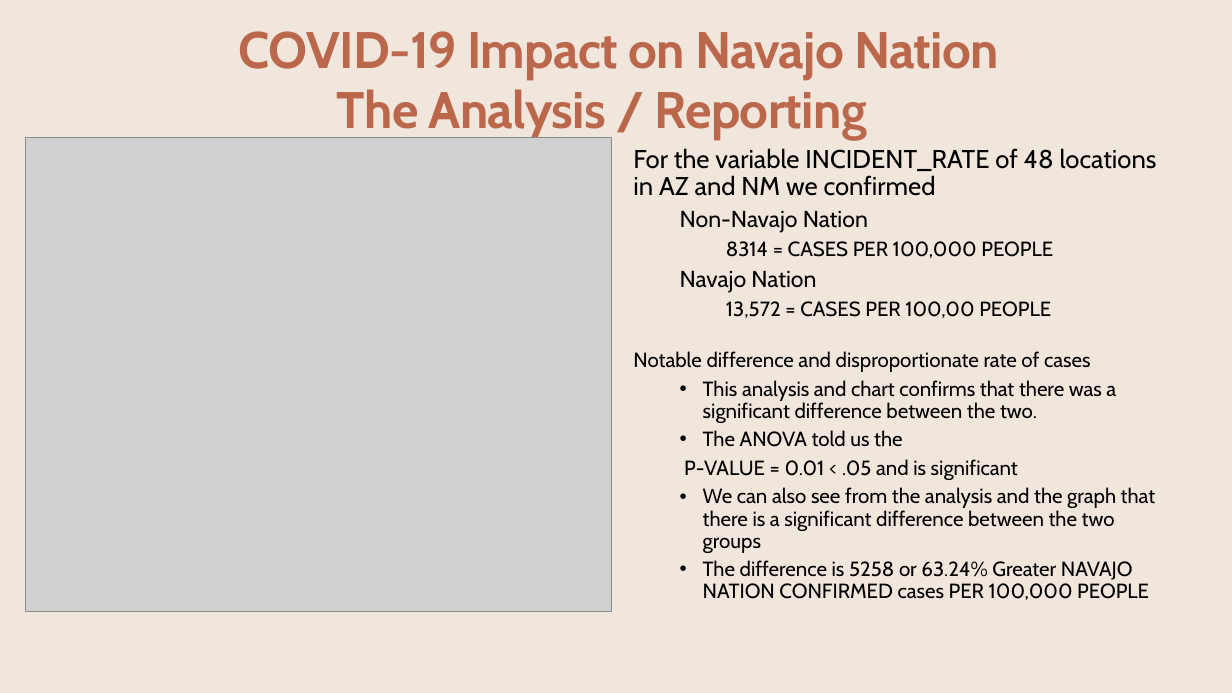
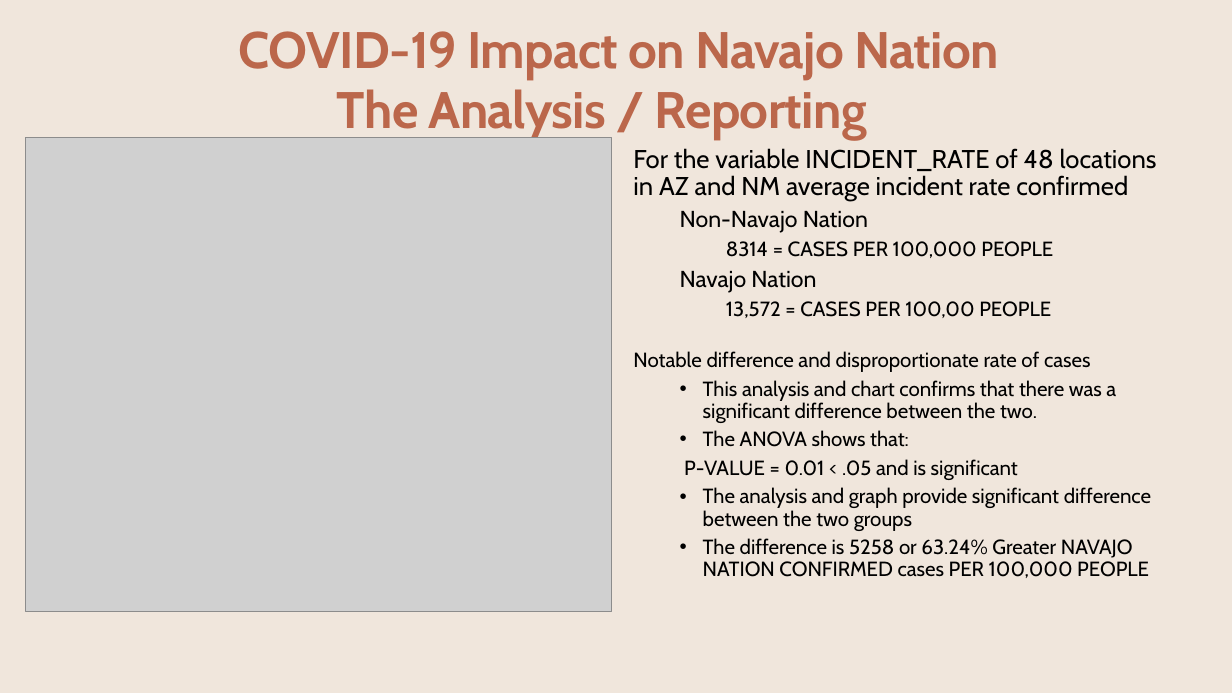
Before and after one commit to CCostenbader/Covid-19-effects-on-the-Navajo-Nation-Indian-Tribe, a slide deck: slide 21 of FinalPPMatt.pptx. Drawn at 1232x693 pixels with LibreOffice and Linux fonts; fonts in the diff are those of the drawing; grey boxes stand for pictures; background and template pictures are left out. Boxes give left, top, right and bottom in pixels: in the first picture for what was removed or moved away, otherwise in the second. Text is boxed around its words. In the diff, an @@ line names an element or a change of style, - is before the commit and + after.

```diff
--- a/FinalPPMatt.pptx
+++ b/FinalPPMatt.pptx
@@ text at (633, 148, 1157, 201): text changed @@
-For the variable INCIDENT_RATE of 48 locations in AZ and NM we confirmed
+For the variable INCIDENT_RATE of 48 locations in AZ and NM average incident rate confirmed
@@ text at (703, 430, 909, 447): text changed @@
-  • The ANOVA told us the
+  • The ANOVA shows that:
@@ text at (703, 487, 1151, 531): text changed @@
-  • We can also see from the analysis and the graph that there is a significant difference between the two groups
+  • The analysis and graph provide significant difference between the two groups
```
Also in this commit, not shown: 7 other slides changed.
